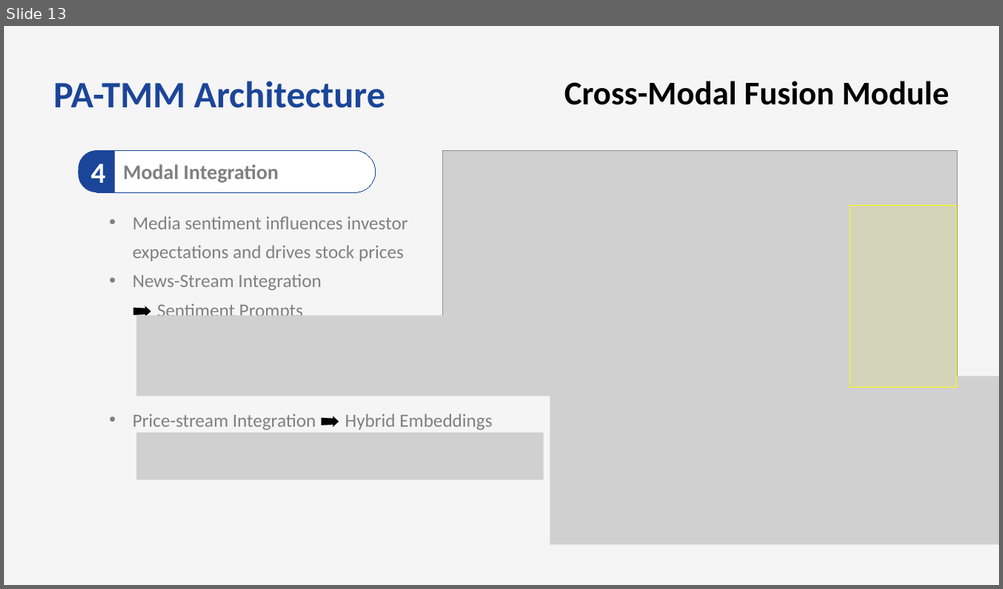
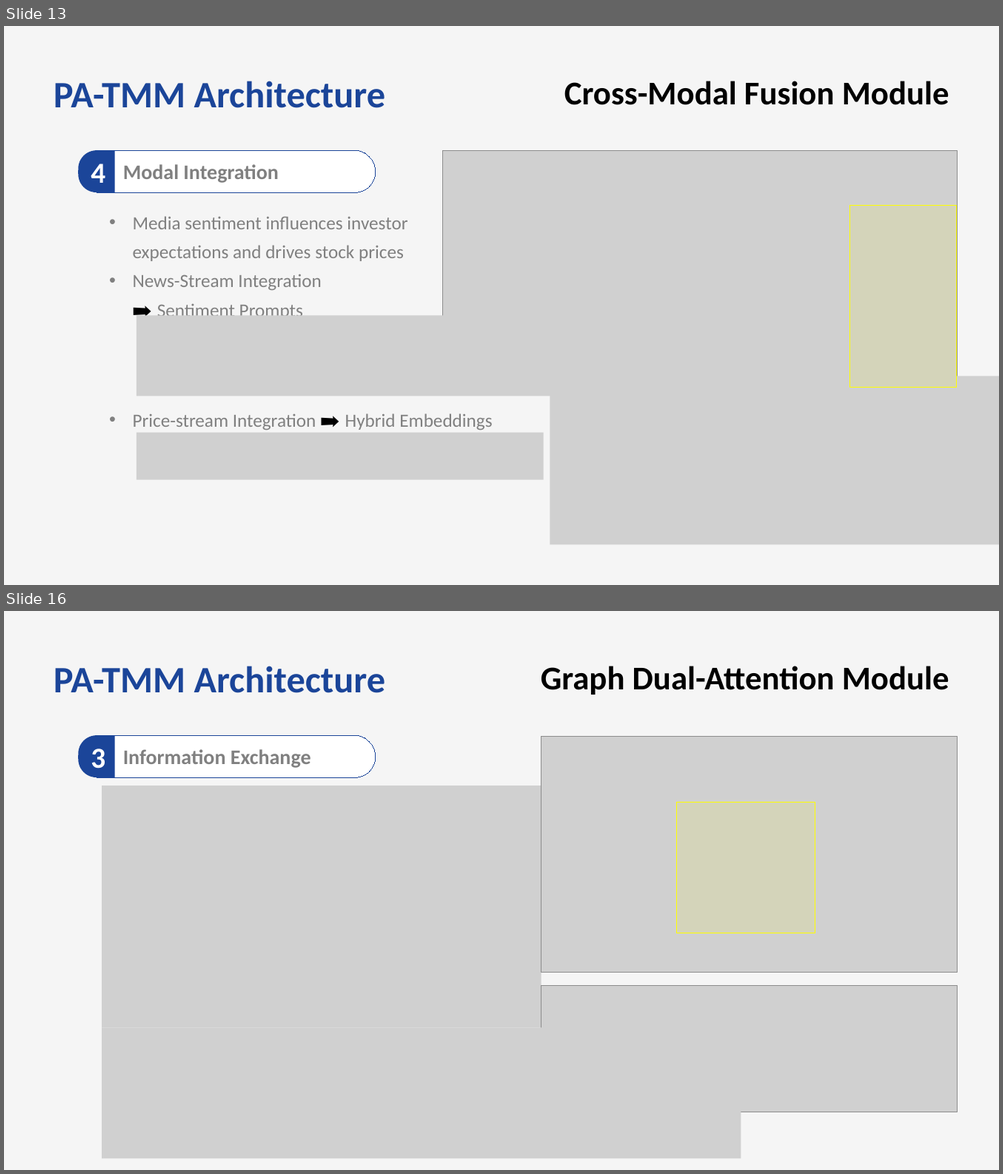
Before and after one commit to bts1991/study, a slide deck: 논문 Review/Others/paper_review.pptx. Shown one above the other, each under a label of ours: slide 13 before the commit, slides 13 and 16 after it; the slides between them are not shown. The pictures are 1003x589 and 1003x1174 pixels, drawn with LibreOffice and Linux fonts; fonts in the diff are those of the drawing; grey boxes stand for pictures. Boxes give left, top, right and bottom in pixels: in the first picture for what was removed or moved away, otherwise in the second. Text is boxed around its words. In the diff, an @@ line names an element or a change of style, - is before the commit and + after.

```diff
--- a/논문 Review/Others/paper_review.pptx
+++ b/논문 Review/Others/paper_review.pptx
@@ slide 16 added at [4, 611, 999, 1170], background #F5F5F5 @@
@@ text added at [54, 666, 386, 693], 36 pt, text #1B4599, bold @@
+PA-TMM Architecture
@@ text added at [540, 666, 949, 695], 32 pt, text #000000, bold @@
+Graph Dual-Attention Module
@@ round same rect added at [78, 736, 115, 777], fill #1B4599, 28 pt, text #FFFFFF, bold @@
+3
@@ rounded rectangle added at [79, 735, 375, 778], fill #FFFFFF, outline #1B4599 0.75 pt, 20 pt, text #808080, bold @@
+Information Exchange
@@ picture added at [541, 736, 957, 973] @@
@@ picture added at [102, 786, 541, 1028] @@
@@ rectangle added at [676, 803, 815, 934], fill #FFFF00 at 10% opacity, outline #FFFF00 0.75 pt @@
@@ picture added at [541, 986, 957, 1113] @@
@@ picture added at [102, 1028, 740, 1159] @@
```
Also in this commit, not shown: 2 slides changed, 1 other slide added.
